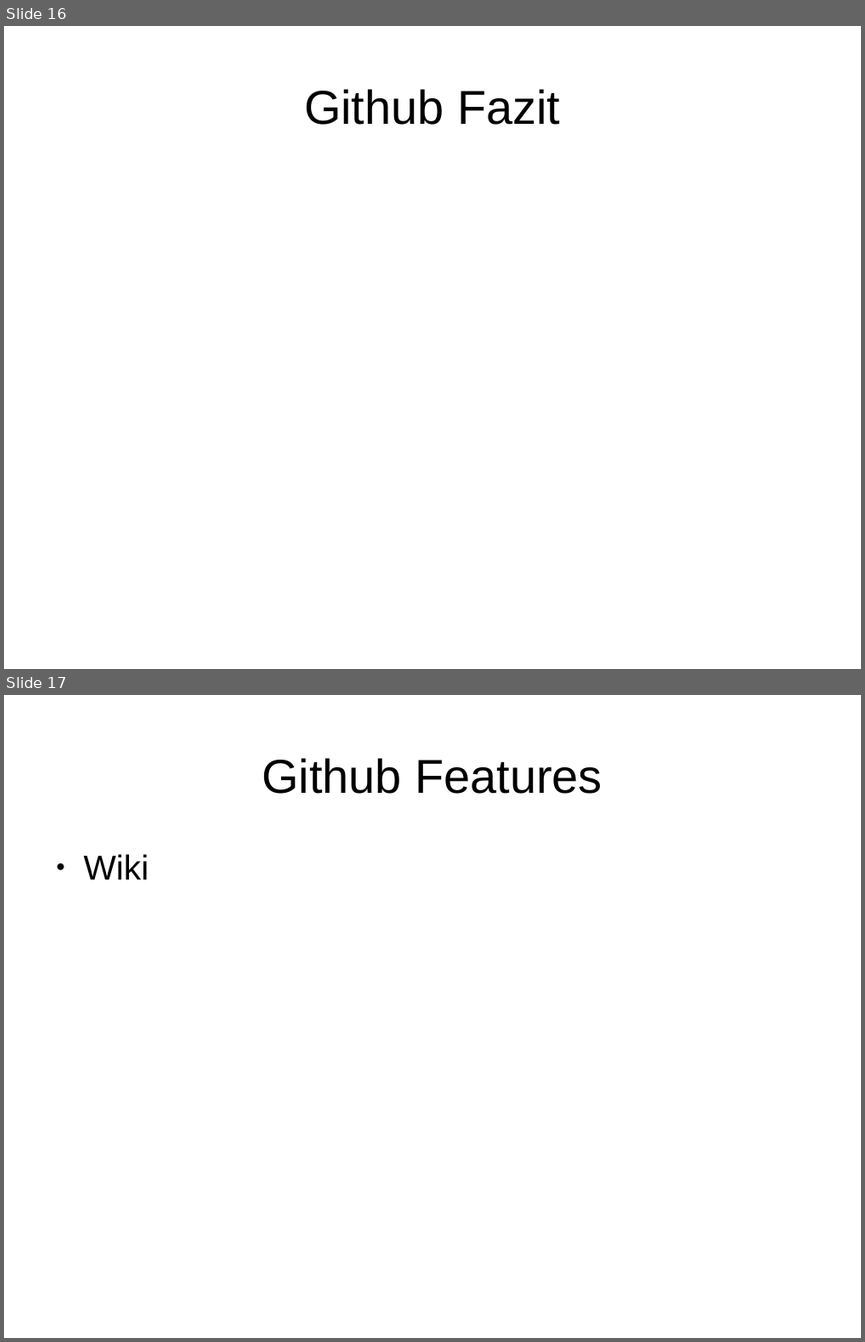
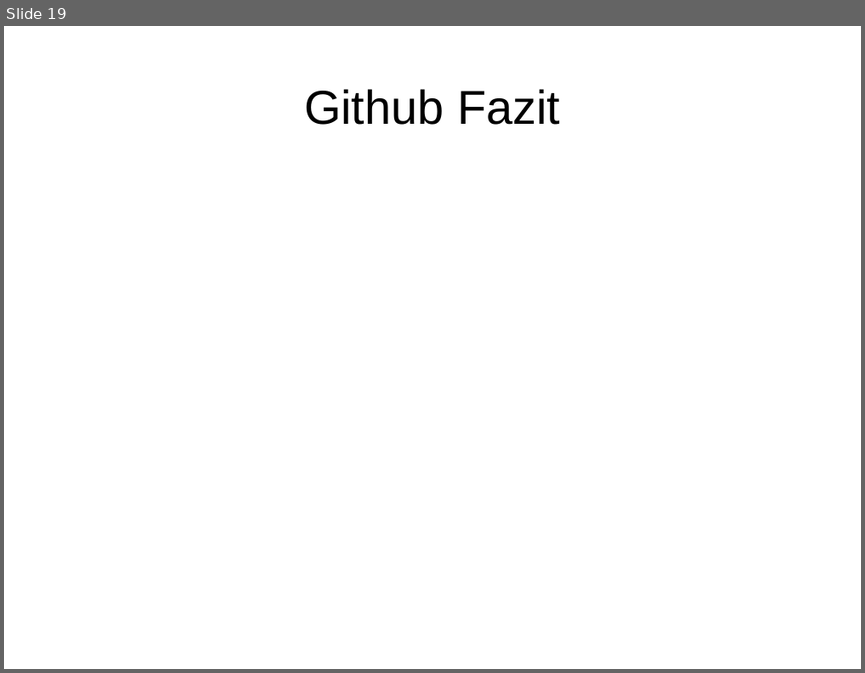
Before and after one commit to rommsen/Seminar_1905, a slide deck: referat/Kapitel4.odp. Shown one above the other, each under a label of ours: slides 16 and 17 before the commit, slide 19 after it. The pictures are 865x1342 and 865x673 pixels, drawn with LibreOffice and Linux fonts; fonts in the diff are those of the drawing. Boxes give left, top, right and bottom in pixels: in the first picture for what was removed or moved away, otherwise in the second. Text is boxed around its words. In the diff, an @@ line names an element or a change of style, - is before the commit and + after.

Commit message:
Github ausgebaut

```diff
--- a/referat/Kapitel4.odp
+++ b/referat/Kapitel4.odp
@@ slide 17 removed at <box>4,695,861,1338</box>, background #FFFFFF @@
@@ title removed at <box>262,758,602,794</box> @@
-Github Features
@@ text removed at <box>84,854,149,879</box> @@
-● Wiki
@@ what was slide 16 is now slide 19 @@
```
Also in this commit, not shown: 13 slides changed, 4 slides added, 1 other slide removed, 34 other files.
